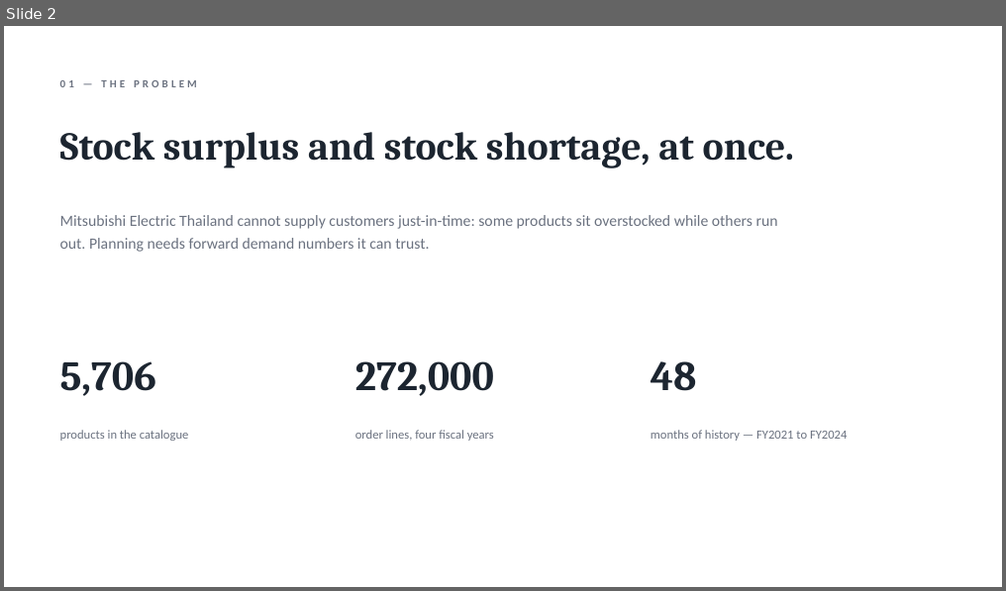
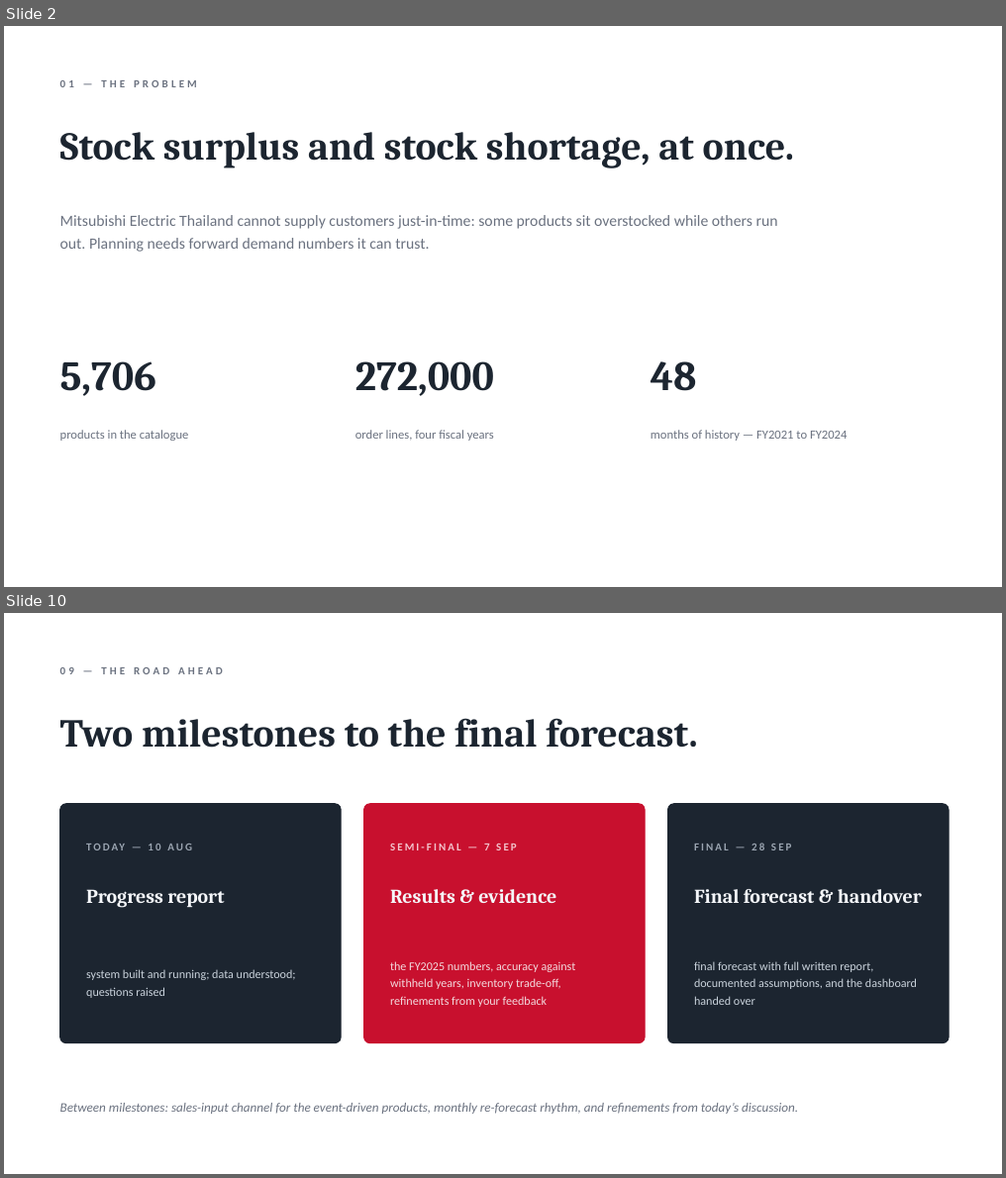
Before and after one commit to DokkDokki/SOE-105, a slide deck: presentation/FY2025_progress_report.pptx. Shown one above the other, each under a label of ours: slide 2 before the commit, slides 2 and 10 after it; the slides between them are not shown. The pictures are 1006x591 and 1006x1178 pixels, drawn with LibreOffice and Linux fonts; fonts in the diff are those of the drawing. Boxes give left, top, right and bottom in pixels: in the first picture for what was removed or moved away, otherwise in the second. Text is boxed around its words. In the diff, an @@ line names an element or a change of style, - is before the commit and + after.

```diff
--- a/presentation/FY2025_progress_report.pptx
+++ b/presentation/FY2025_progress_report.pptx
@@ slide 10 added at [4,613,1002,1174], background #FFFFFF @@
@@ text added at [60,667,223,674], 10.5 pt, text #6B7280, bold @@
+09 — THE ROAD AHEAD
@@ text added at [60,718,698,748], 38 pt, text #1C2530, bold @@
+Two milestones to the final forecast.
@@ rounded rectangle added at [60,804,341,1044], fill #1C2530, outline #1C2530 1 pt @@
@@ rounded rectangle added at [364,804,645,1044], fill #C8102E, outline #C8102E 1 pt @@
@@ rounded rectangle added at [668,804,948,1044], fill #1C2530, outline #1C2530 1 pt @@
@@ text added at [86,834,315,861], 10.5 pt, text #9AA4B0, bold @@
+TODAY — 10 AUG
@@ text added at [390,844,517,851], 10.5 pt, text #F3C2CB, bold @@
+SEMI-FINAL — 7 SEP
@@ text added at [694,843,792,851], 10.5 pt, text #9AA4B0, bold @@
+FINAL — 28 SEP
@@ text added at [86,889,224,908], 19 pt, text #F5F7FA, bold @@
+Progress report
@@ text added at [390,889,556,903], 19 pt, text #F5F7FA, bold @@
+Results & evidence
@@ text added at [694,889,922,903], 19 pt, text #F5F7FA, bold @@
+Final forecast & handover
@@ text added at [390,961,576,1007], 11.5 pt, text #F3D9DD @@
+the FY2025 numbers, accuracy against withheld years, inventory trade-off, refinements from your feedback
@@ text added at [694,961,917,1005], 11.5 pt, text #C9D2DB @@
+final forecast with full written report, documented assumptions, and the dashboard handed over
@@ text added at [86,969,296,998], 11.5 pt, text #C9D2DB @@
+system built and running; data understood; questions raised
@@ text added at [60,1103,798,1114], 12.5 pt, text #6B7280, italic @@
+Between milestones: sales-input channel for the event-driven products, monthly re-forecast rhythm, and refinements from today’s discussion.
```
Also in this commit, not shown: 3 slides changed, 6 other slides added, 8 slides removed, 3 other files.
